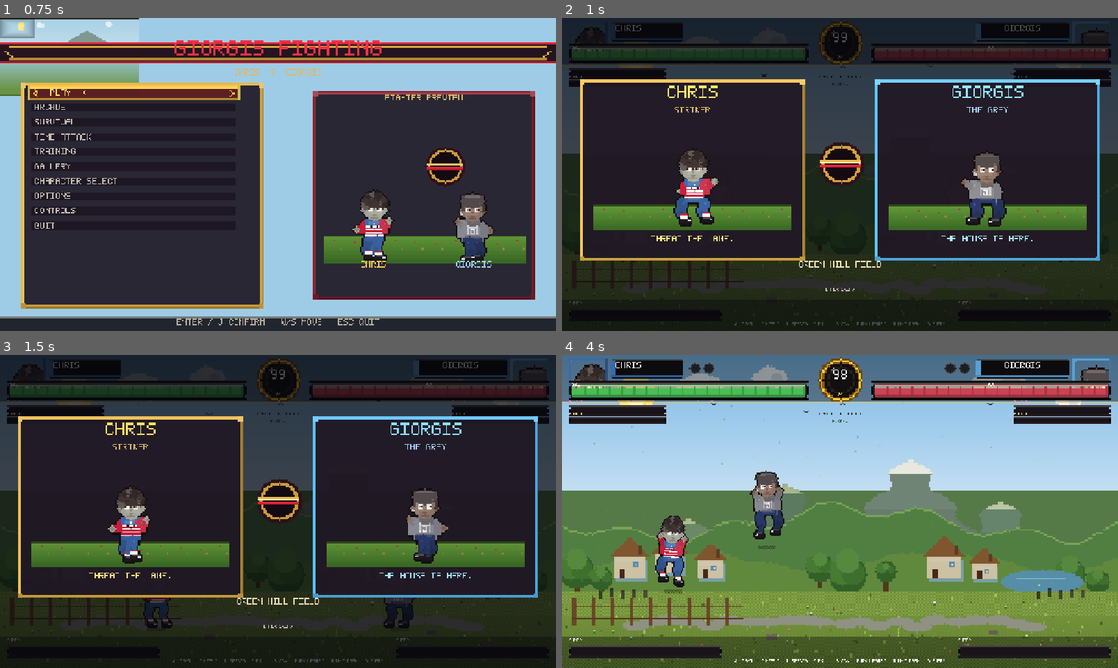
Above: before the commit, frames 1-4 (two rows, left to right).
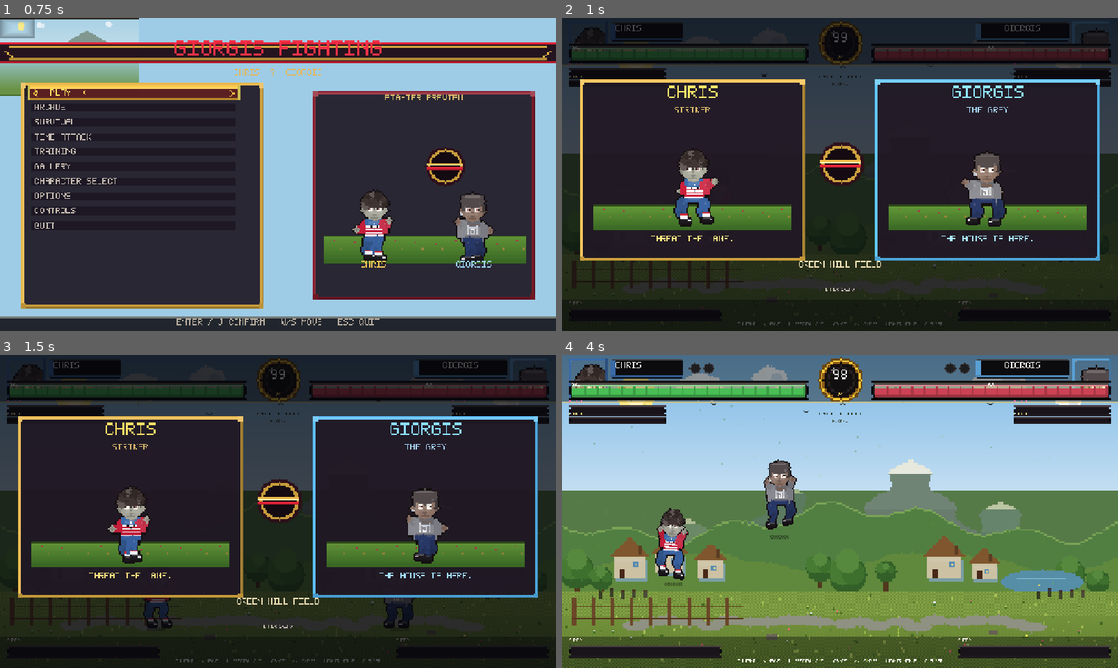
Above: after the commit, the same moments.

Repository: SirGiorgis/games
Game: Godot game, scene res://scenes/bootstrap.tscn
Same seed, same stepped clock (60 frames per second), same inputs: the game is played once before the commit and once after it.
Inputs (mouse positions are in pixels of both pictures, inside the frame that each line leads up to):
- Up to frame 1 (0.75 s): tap Enter (menu_confirm) at 0.5 s; move the mouse to (400, 158) at 0.52 s; hold D (menu_right) from 0.53 s (still down); tap U (p1_block) at 0.6 s; click (400, 158) at 0.67 s
- Up to frame 2 (1 s): keep holding D (menu_right); tap Space at 0.77 s
- Up to frame 3 (1.5 s): move the mouse to (166, 527) at 1.27 s; release D (menu_right) at 1.28 s; hold Escape (menu_back) from 1.28 s (still down); tap I (p1_grab) at 1.35 s
- Up to frame 4 (4 s): tap Space at 1.52, 3.02, 3.77 s; move the mouse to (895, 442) at 2.02 s; release Escape (menu_back) at 2.03 s; hold D (menu_right) 2.03-2.78 s; tap K (p1_heavy) at 2.1 s; move the mouse to (812, 574) at 2.77 s; hold W (menu_up) 2.78-3.53 s; tap J (p1_light) at 2.85 s; click (812, 574) at 2.92 s; move the mouse to (1006, 558) at 3.52 s; hold A (menu_left) from 3.53 s (still down); tap L (p1_special) at 3.6 s

Frame 1 is identical in both runs. In frame 2, 0.1% of the frame differs, in the area x 31-69%, y 97-99%; in frame 3, 0.1%; in frame 4, 2.5%, in the area x 16-69%, y 33-99%.

Commit message:
Punish mashed lights so combos need real cancels.
Lights are minus on block and on hit unless cancelled, one light
gatling then you must go heavy/special/super, and whiffed buttons
no longer auto-fire. Jump-cancel is heavies only. CPU close-range
mash is dialed back.

Co-authored-by: SirGiorgis <SirGiorgis@users.noreply.github.com>

Diff:
--- a/ashen-rite/scripts/ai/fighter_ai.gd
+++ b/ashen-rite/scripts/ai/fighter_ai.gd
@@ -75,16 +75,23 @@
 	var opp := me.opponent
 	if me.state == Fighter.State.HIT and not me.on_ground and me.hitstun <= 0.16:
 		_intent.up = true
-		_intent.light = true
 		return
 	if opp.state == Fighter.State.GRAB and dist < 100.0:
 		_intent.grab = true
 		_retreat()
 		return
 	if me.state == Fighter.State.GETUP:
-		_intent.light = true
-		if _rng.randf() < 0.35:
+		var wake := _rng.randf()
+		if wake < 0.38:
+			_intent.block = true
+			_retreat()
+		elif wake < 0.62:
+			_intent.backdash = true
+			_retreat()
+		elif wake < 0.84:
 			_intent.heavy = true
+		else:
+			_intent.light = true
 		return
 	if me.state == Fighter.State.HIT and me.special_meter >= 50.0 and _rng.randf() < 0.14:
 		_intent.special = true
@@ -188,15 +195,24 @@
 	if dist < 90.0:
 		if opp.state == Fighter.State.HIT and me.combo_hits > 0:
 			_combo()
-		elif _rng.randf() < 0.22:
-			_intent.down = true
+			return
+		var r := _rng.randf()
+		if r < 0.30:
+			_intent.block = true
+			_retreat()
+		elif r < 0.42:
+			_retreat()
+		elif r < 0.56:
+			_intent.grab = true
+		elif r < 0.74:
 			_intent.heavy = true
-		elif _rng.randf() < 0.55:
+			if r < 0.62:
+				_intent.down = true
+		elif r < 0.86:
 			_intent.light = true
-		elif _rng.randf() < 0.5:
-			_intent.heavy = true
 		else:
-			_intent.grab = true
+			_intent.block = true
+			_advance()
 		return
 	if _rng.randf() < 0.2:
 		_intent.down = true
@@ -209,6 +225,8 @@
 		_intent.ultimate = true
 	elif me.combo_hits >= 2 and me.special_meter >= 50.0:
 		_intent.special = true
+	elif me.combo_hits == 1 and _rng.randf() < 0.32:
+		_intent.light = true
 	elif me.combo_hits >= 1:
 		_intent.heavy = true
 	else:
--- a/ashen-rite/scripts/combat/combat_rules.gd
+++ b/ashen-rite/scripts/combat/combat_rules.gd
@@ -5,17 +5,17 @@
 static func make_attack(kind: String, def: CharacterDef) -> Dictionary:
 	match kind:
 		"light":
-			return _atk("light", 40.0, 96.0, -22.0, 0.28, 0.032, 0.032, 0.05, 0.21, Vector2(34, 20), 44.0, -58.0, false, def, "mid", 78.0)
+			return _atk("light", 34.0, 70.0, -10.0, 0.22, 0.042, 0.058, 0.04, 0.36, Vector2(30, 18), 38.0, -58.0, false, def, "mid", 24.0)
 		"clight":
-			return _atk("clight", 36.0, 82.0, -12.0, 0.26, 0.030, 0.034, 0.05, 0.22, Vector2(36, 16), 46.0, -28.0, false, def, "mid", 58.0)
+			return _atk("clight", 32.0, 64.0, -8.0, 0.20, 0.040, 0.062, 0.04, 0.38, Vector2(32, 16), 40.0, -28.0, false, def, "mid", 18.0)
 		"jlight":
-			return _atk("jlight", 38.0, 74.0, 36.0, 0.24, 0.030, 0.030, 0.08, 0.26, Vector2(32, 22), 38.0, -52.0, false, def, "high", 0.0)
+			return _atk("jlight", 32.0, 62.0, 28.0, 0.18, 0.038, 0.050, 0.06, 0.32, Vector2(30, 20), 34.0, -52.0, false, def, "high", 0.0)
 		"heavy":
-			return _atk("heavy", 90.0, 230.0, -170.0, 0.40, 0.072, 0.078, 0.09, 0.40, Vector2(44, 24), 52.0, -56.0, false, def, "mid", 118.0)
+			return _atk("heavy", 88.0, 220.0, -160.0, 0.36, 0.078, 0.100, 0.08, 0.56, Vector2(42, 24), 50.0, -56.0, false, def, "mid", 72.0)
 		"cheavy":
-			return _atk("cheavy", 82.0, 190.0, -16.0, 0.42, 0.068, 0.072, 0.10, 0.46, Vector2(48, 18), 52.0, -22.0, true, def, "low", 92.0)
+			return _atk("cheavy", 80.0, 180.0, -12.0, 0.34, 0.074, 0.096, 0.08, 0.58, Vector2(46, 18), 50.0, -22.0, true, def, "low", 54.0)
 		"jheavy":
-			return _atk("jheavy", 84.0, 188.0, 70.0, 0.34, 0.064, 0.064, 0.10, 0.36, Vector2(40, 26), 44.0, -48.0, false, def, "high", 0.0)
+			return _atk("jheavy", 80.0, 176.0, 58.0, 0.28, 0.070, 0.086, 0.08, 0.42, Vector2(38, 24), 42.0, -48.0, false, def, "high", 0.0)
 		"special":
 			return _special(def)
 		"ultimate":
@@ -34,9 +34,9 @@
 		"knockback": kb,
 		"launch": launch,
 		"hitstun": stun,
-		"blockstun": stun * 0.62,
+		"blockstun": stun * 0.46,
 		"hitstop": stop,
-		"meter": 7.0 if kind.begins_with("l") or kind.begins_with("c") or kind.begins_with("j") else 12.0,
+		"meter": 3.0 if kind in ["light", "clight", "jlight"] else 8.0,
 		"startup": start,
 		"active": active,
 		"duration": dur,
@@ -74,8 +74,8 @@
 
 
 static func _special(def: CharacterDef) -> Dictionary:
-	var base := _atk("special", 105.0, 240.0, -240.0, 0.44, 0.09, 0.11, 0.12, 0.50, Vector2(56, 28), 56.0, -56.0, false, def)
-	base.meter = 4.0
+	var base := _atk("special", 105.0, 240.0, -240.0, 0.44, 0.09, 0.12, 0.10, 0.62, Vector2(56, 28), 56.0, -56.0, false, def)
+	base.meter = 3.0
 	match def.special_id:
 		"bolt":
 			base.projectile = "bolt"
@@ -100,25 +100,29 @@
 				base.proj_speed = 520.0
 				base.damage = 70.0 * def.attack
 		"dash":
-			base.reach = 118.0
-			base.startup = 0.07
+			base.reach = 110.0
+			base.startup = 0.10
 			base.knockback = 188.0
 			base.juggle = true
-			base.dash_spd = 640.0
-			base.invuln = 0.08
+			base.dash_spd = 560.0
+			base.invuln = 0.04
+			base.duration = 0.64
 			if def.id == "nyx_hollow" or def.id == "maeve_thorn":
 				base.teleport = true
-				base.invuln = 0.16
+				base.invuln = 0.12
 				base.dash_spd = 0.0
 				base.reach = 52.0
 				base.damage = 88.0 * def.attack
 			elif def.id == "hoodrich_stacks":
-				base.dash_spd = 540.0
-				base.invuln = 0.13
+				base.dash_spd = 500.0
+				base.invuln = 0.06
 				base.damage = 100.0 * def.attack
 			elif def.id == "chris_xrisakis" or def.id == "dax_coil":
-				base.dash_spd = 720.0
-				base.step = 160.0
+				base.dash_spd = 640.0
+				base.step = 120.0
+			elif def.id == "giannis":
+				base.dash_spd = 580.0
+				base.startup = 0.11
 		"slam":
 			base.y = -16.0
 			base.size = Vector2(86, 24)
@@ -299,12 +303,12 @@
 
 
 static func _dash_atk(def: CharacterDef) -> Dictionary:
-	var d := _atk("dash_atk", 78.0, 210.0, -90.0, 0.34, 0.055, 0.04, 0.08, 0.34, Vector2(42, 22), 50.0, -50.0, false, def, "mid", 210.0)
-	d.dash_spd = 560.0
-	d.invuln = 0.05
-	d.armor = 1
-	d.juggle = true
-	d.meter = 10.0
+	var d := _atk("dash_atk", 70.0, 190.0, -70.0, 0.28, 0.060, 0.08, 0.08, 0.50, Vector2(40, 22), 46.0, -50.0, false, def, "mid", 160.0)
+	d.dash_spd = 480.0
+	d.invuln = 0.0
+	d.armor = 0
+	d.juggle = false
+	d.meter = 6.0
 	return d
 
 
@@ -323,11 +327,11 @@
 
 
 static func combo_scale(hits: int) -> float:
-	return clampf(1.0 - hits * 0.10, 0.32, 1.0)
+	return clampf(1.0 - hits * 0.14, 0.22, 1.0)
 
 
 static func juggle_scale(hits: int) -> float:
-	return clampf(1.0 - float(maxi(hits - 1, 0)) * 0.11, 0.42, 1.0)
+	return clampf(1.0 - float(maxi(hits - 1, 0)) * 0.16, 0.28, 1.0)
 
 
 static func combo_rank(hits: int) -> String:
@@ -347,9 +351,9 @@
 static func guard_gain(kind: String) -> float:
 	match kind:
 		"light", "clight", "jlight":
-			return 8.0
+			return 4.0
 		"heavy", "cheavy", "jheavy", "dash_atk":
-			return 16.0
+			return 12.0
 		"special":
 			return 28.0
 		"ultimate":
@@ -359,13 +363,13 @@
 
 
 static func chip_mul(kind: String, just: bool) -> float:
-	var m: float = 0.07
+	var m: float = 0.04
 	if kind == "special":
-		m = 0.16
+		m = 0.14
 	elif kind == "ultimate":
-		m = 0.22
+		m = 0.18
 	elif kind in ["heavy", "cheavy", "jheavy", "dash_atk"]:
-		m = 0.10
+		m = 0.08
 	if just:
 		m *= 0.45
 	return m
--- a/ashen-rite/scripts/combat/fighter.gd
+++ b/ashen-rite/scripts/combat/fighter.gd
@@ -17,18 +17,18 @@
 const MAX_SPECIAL := 100.0
 const MAX_ULTIMATE := 100.0
 const WALK_BACK := 0.74
-const RUN_MUL := 1.92
+const RUN_MUL := 1.58
 const ACCEL := 4600.0
 const FRICTION := 3200.0
 const TURN_MUL := 1.85
 const AIR_ACCEL := 2600.0
-const PREJUMP := 0.018
-const LAND_T := 0.048
+const PREJUMP := 0.036
+const LAND_T := 0.11
 const GETUP_T := 0.14
 const COYOTE := 0.12
-const JBUF := 0.16
-const ATK_BUF := 0.24
-const CHAIN := 0.26
+const JBUF := 0.10
+const ATK_BUF := 0.10
+const CHAIN := 0.12
 
 var fighter_id: int = 0
 var def: CharacterDef
@@ -345,7 +345,7 @@
 		if _try_burst(cmd):
 			return
 		if not on_ground and health > 0.0 and hitstun <= 0.14:
-			if cmd.up or cmd.light or cmd.heavy or _jbuf > 0.0:
+			if cmd.up or _jbuf > 0.0:
 				_air_tech()
 				return
 		if hitstun <= 0.0:
@@ -435,9 +435,13 @@
 		_queue_inputs(cmd)
 		if attack_timer >= attack_duration:
 			hitbox.disarm()
-			chain_window = CHAIN
-			if _flush_buffer():
-				return
+			if last_attack_was_hit:
+				chain_window = CHAIN
+				if _flush_buffer(true):
+					return
+			else:
+				_atk_buf = ""
+				_atk_buf_t = 0.0
 			if _jbuf > 0.0 and on_ground:
 				_begin_jump(cmd)
 				return
@@ -457,8 +461,11 @@
 				return
 			if _try_dash_cancel(cmd):
 				return
-			if not _try_jump_cancel(cmd):
-				_try_chain(cmd)
+			if _try_jump_cancel(cmd):
+				return
+			if _try_chain(cmd):
+				return
+			_flush_buffer(true)
 		return
 
 	if _taunt_t > 0.0:
@@ -629,6 +636,8 @@
 func _try_dash_cancel(cmd: Dictionary) -> bool:
 	if not on_ground or not cmd.backdash:
 		return false
+	if str(current_attack.get("kind", "")) != "special":
+		return false
 	hitbox.disarm()
 	state = State.BACKDASH
 	_dash_t = 0.16
@@ -638,17 +647,43 @@
 
 
 func _try_jump_cancel(cmd: Dictionary) -> bool:
-	if not on_ground or not cmd.up:
+	if not on_ground or not (cmd.up or _jbuf > 0.0):
 		return false
 	var k: String = str(current_attack.get("kind", ""))
-	if k not in ["light", "clight", "heavy", "cheavy", "dash_atk"]:
+	if k not in ["heavy", "cheavy"]:
 		return false
 	hitbox.disarm()
 	_begin_jump(cmd)
 	return true
 
 
-func _try_chain(cmd: Dictionary) -> void:
+func _is_light_kind(kind: String) -> bool:
+	return kind in ["light", "clight", "jlight"]
+
+
+func _chain_light_count() -> int:
+	var n := 0
+	for k in last_chain:
+		if _is_light_kind(k):
+			n += 1
+	return n
+
+
+func _can_gatling(from: String, to: String) -> bool:
+	if from in ["light", "clight"]:
+		if to in ["light", "clight"]:
+			return _chain_light_count() < 2
+		return to in ["heavy", "cheavy", "special", "ultimate"]
+	if from == "jlight":
+		return to in ["jheavy", "special", "ultimate"]
+	if from in ["heavy", "cheavy", "jheavy", "dash_atk"]:
+		return to in ["special", "ultimate"]
+	if from == "special":
+		return to == "ultimate" and ultimate_meter >= MAX_ULTIMATE
+	return false
+
+
+func _try_chain(cmd: Dictionary) -> bool:
 	var next := ""
 	if cmd.light:
 		next = _normal_kind("light", cmd)
@@ -659,24 +694,23 @@
 	elif (cmd.ultimate or cmd.qcf2) and ultimate_meter >= MAX_ULTIMATE:
 		next = "ultimate"
 	if next.is_empty():
-		return
+		return false
 	var k: String = str(current_attack.get("kind", ""))
-	var allowed := false
-	if k in ["light", "clight", "jlight"]:
-		allowed = next in ["light", "clight", "heavy", "cheavy", "special", "ultimate"]
-	elif k in ["heavy", "cheavy", "jheavy", "dash_atk"]:
-		allowed = next in ["special", "ultimate"]
-	elif k == "special":
-		allowed = next in ["ultimate"] if ultimate_meter >= MAX_ULTIMATE else false
-	if allowed:
-		if next == "special":
-			_buf.consume_motion()
-		if next == "ultimate":
-			announced.emit("SUPER CANCEL")
-		_start_attack(next)
+	if not _can_gatling(k, next):
+		return false
+	if next == "special":
+		_buf.consume_motion()
+	if next == "ultimate":
+		announced.emit("SUPER CANCEL")
+	_start_attack(next)
+	return true
 
 
 func _start_attack(kind: String) -> void:
+	_atk_buf = ""
+	_atk_buf_t = 0.0
+	if not _busy_attack():
+		last_chain.clear()
 	var atk := CombatRules.make_attack(kind, def)
 	var ex := false
 	if kind == "special" and special_meter >= MAX_SPECIAL:
@@ -897,7 +931,7 @@
 		dmg *= CombatRules.chip_mul(str(attack.get("kind", "")), just)
 		AudioDirector.play("block", 1.2 if just else 1.0, 0.85 if just else 0.8)
 		special_meter = min(MAX_SPECIAL, special_meter + (5.0 if just else 3.0))
-		attacker.special_meter = min(MAX_SPECIAL, attacker.special_meter + 2.0)
+		attacker.special_meter = min(MAX_SPECIAL, attacker.special_meter + 1.0)
 		velocity.x = attacker.facing * (180.0 if just else 220.0)
 		hitstun = float(attack.get("blockstun", 0.16)) * (0.52 if just else 1.0)
 		state = State.BLOCK
@@ -907,7 +941,7 @@
 		visual.pulse_hit()
 		meters_changed.emit(special_meter, ultimate_meter)
 		attacker.meters_changed.emit(attacker.special_meter, attacker.ultimate_meter)
-		attacker.last_attack_was_hit = true
+		attacker.last_attack_was_hit = false
 		attacker.last_move = str(attack.get("kind", ""))
 		attacker.last_advantage = float(attack.get("blockstun", 0.16)) * (0.52 if just else 1.0) - maxf(attacker.attack_duration - attacker.attack_timer, 0.0)
 		if just:
@@ -971,8 +1005,8 @@
 	attacker.ultimate_meter = min(MAX_ULTIMATE, attacker.ultimate_meter + float(attack.meter) * 0.65)
 	if was_ult < MAX_ULTIMATE and attacker.ultimate_meter >= MAX_ULTIMATE:
 		AudioDirector.play("meter", 1.0, 0.7)
-	special_meter = min(MAX_SPECIAL, special_meter + 3.0)
-	ultimate_meter = min(MAX_ULTIMATE, ultimate_meter + 2.2)
+	special_meter = min(MAX_SPECIAL, special_meter + 1.2)
+	ultimate_meter = min(MAX_ULTIMATE, ultimate_meter + 1.0)
 	var snd := "hit_h" if attack.get("kind", "") in ["heavy", "special", "ultimate", "dash_atk"] else "hit_l"
 	AudioDirector.play(snd, randf_range(0.92, 1.08))
 	freeze_frames = float(attack.hitstop) * (1.25 if counter else 1.0)
@@ -1308,7 +1342,7 @@
 		_jbuf = JBUF
 
 
-func _flush_buffer() -> bool:
+func _flush_buffer(gatling_only: bool = false) -> bool:
 	if _atk_buf.is_empty() or _atk_buf_t <= 0.0:
 		return false
 	if _atk_buf.begins_with("j") and on_ground:
@@ -1328,6 +1362,10 @@
 		_atk_buf = ""
 		return false
 	var k: String = _atk_buf
+	if gatling_only and not _can_gatling(str(current_attack.get("kind", "")), k):
+		_atk_buf = ""
+		_atk_buf_t = 0.0
+		return false
 	_atk_buf = ""
 	_atk_buf_t = 0.0
 	_start_attack(k)
--- a/ashen-rite/scripts/input/control_map.gd
+++ b/ashen-rite/scripts/input/control_map.gd
@@ -162,7 +162,8 @@
 
   Guard: standing blocks mid/high, crouch blocks mid/low.
   Sweeps must be crouch-blocked. Jump attacks must be stand-blocked.
-  Lights cancel into heavies into specials. Jump-cancel on hit.
+  Lights cancel once into another light, then heavy/special/super.
+  Lights are minus on block. Whiffs do not auto-fire. Jump-cancel heavies on hit.
 
 PLAYER 2
   Arrows    Move / jump / crouch
--- a/ashen-rite/scripts/ui/controls_screen.gd
+++ b/ashen-rite/scripts/ui/controls_screen.gd
@@ -42,10 +42,11 @@
 STAND BLOCK  MID AND HIGH
 CROUCH BLOCK MID AND LOW
 THROW BEATS BLOCK
-LIGHT > HEAVY > SPECIAL > SUPER
-JUMP CANCEL AND SUPER CANCEL
+LIGHT > (LIGHT) > HEAVY > SPECIAL > SUPER
+ONE LIGHT GATLING  LIGHTS MINUS ON BLOCK
+JUMP CANCEL HEAVY ON HIT
 THROW TECH  PRESS I
-AIR TECH    W OR J
+AIR TECH    W ONLY
 JUST GUARD  BLOCK LATE
 PUSHBLOCK   L WHILE BLOCKSTUN
 GETUP ATTACK IS A REVERSAL
--- a/ashen-rite/scripts/ui/fight_hud.gd
+++ b/ashen-rite/scripts/ui/fight_hud.gd
@@ -181,7 +181,7 @@
 	_max2.visible = false
 
 	var hint := Color(0.96, 0.96, 0.92)
-	_hints.append(PixelUI.label_at(root, "J LIGHT   K HEAVY   L SPECIAL / EX   U BLOCK   FWD+U PARRY   RUN+J DASH   O SUPER", Vector2(0, 700), 1, hint, 0, 1280))
+	_hints.append(PixelUI.label_at(root, "J LIGHT   K HEAVY   L SPECIAL / EX   CANCEL L>(L)>H>SP   LIGHTS MINUS   O SUPER", Vector2(0, 700), 1, hint, 0, 1280))
 	_hints[0].set_centered(1280)
 
 	PixelUI.label_at(root, arena_name.to_upper(), Vector2(0, 132), 1, Color(0.18, 0.22, 0.14), 0, 1280).set_centered(1280)
Not shown, changed: ashen-rite/README.md
